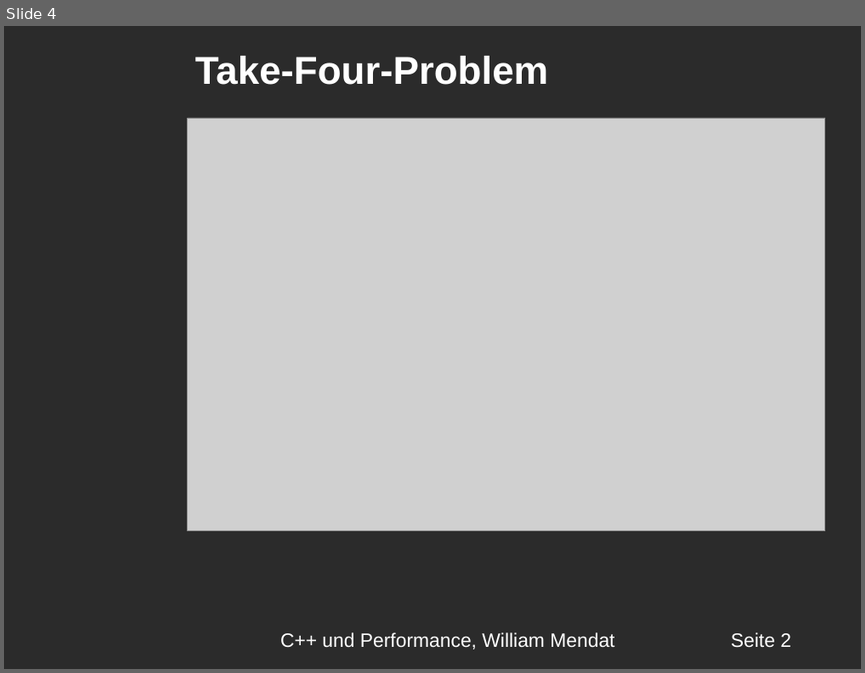
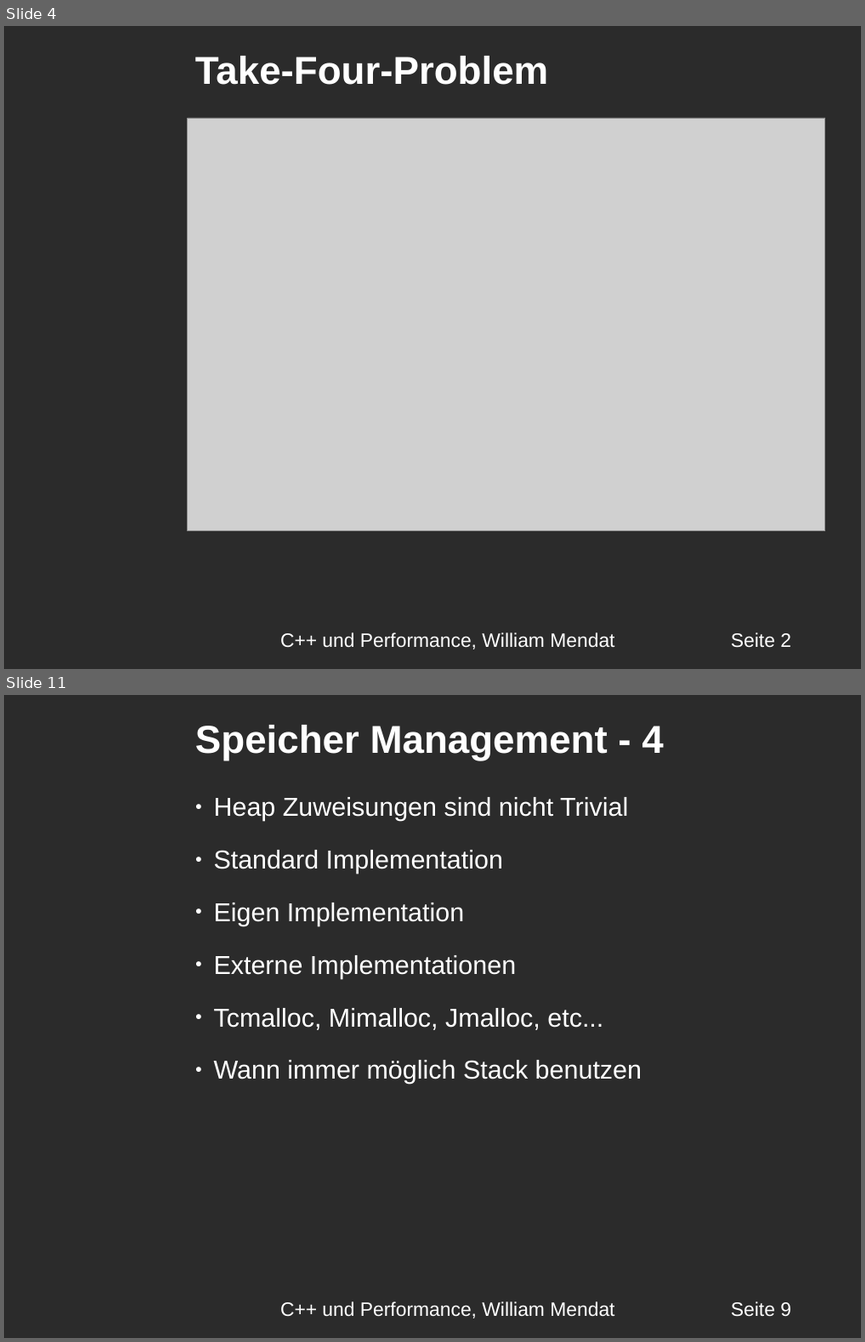
Before and after one commit to williammendat/Seminar_Neue_Technologien, a slide deck: Präsentation/Präsentation.odp. Shown one above the other, each under a label of ours: slide 4 before the commit, slides 4 and 11 after it; the slides between them are not shown. The pictures are 865x673 and 865x1342 pixels, drawn with LibreOffice and Linux fonts; fonts in the diff are those of the drawing; grey boxes stand for pictures; background and template pictures are left out; a plain dark background stands for a picture behind light text. Boxes give left, top, right and bottom in pixels: in the first picture for what was removed or moved away, otherwise in the second. Text is boxed around its words. In the diff, an @@ line names an element or a change of style, - is before the commit and + after.

```diff
--- a/Präsentation/Präsentation.odp
+++ b/Präsentation/Präsentation.odp
@@ slide 11 added at bbox=[4, 695, 861, 1338], background picture (left out) @@
@@ text added at bbox=[195, 725, 663, 760], 36 pt, text #FFFFFF, bold @@
+Speicher Management - 4
@@ text added at bbox=[214, 797, 642, 1083], 24 pt, text #FFFFFF @@
+● Heap Zuweisungen sind nicht Trivial
+● Standard Implementation
+● Eigen Implementation
+● Externe Implementationen
+● Tcmalloc, Mimalloc, Jmalloc, etc...
+● Wann immer möglich Stack benutzen
@@ text added at bbox=[280, 1301, 614, 1318], 18 pt, text #FFFFFF @@
+C++ und Performance, William Mendat
@@ text added at bbox=[731, 1301, 791, 1316], 18 pt, text #FFFFFF @@
+Seite 9
```
Also in this commit, not shown: 21 other slides added, 17 slides removed, 2 other files.
